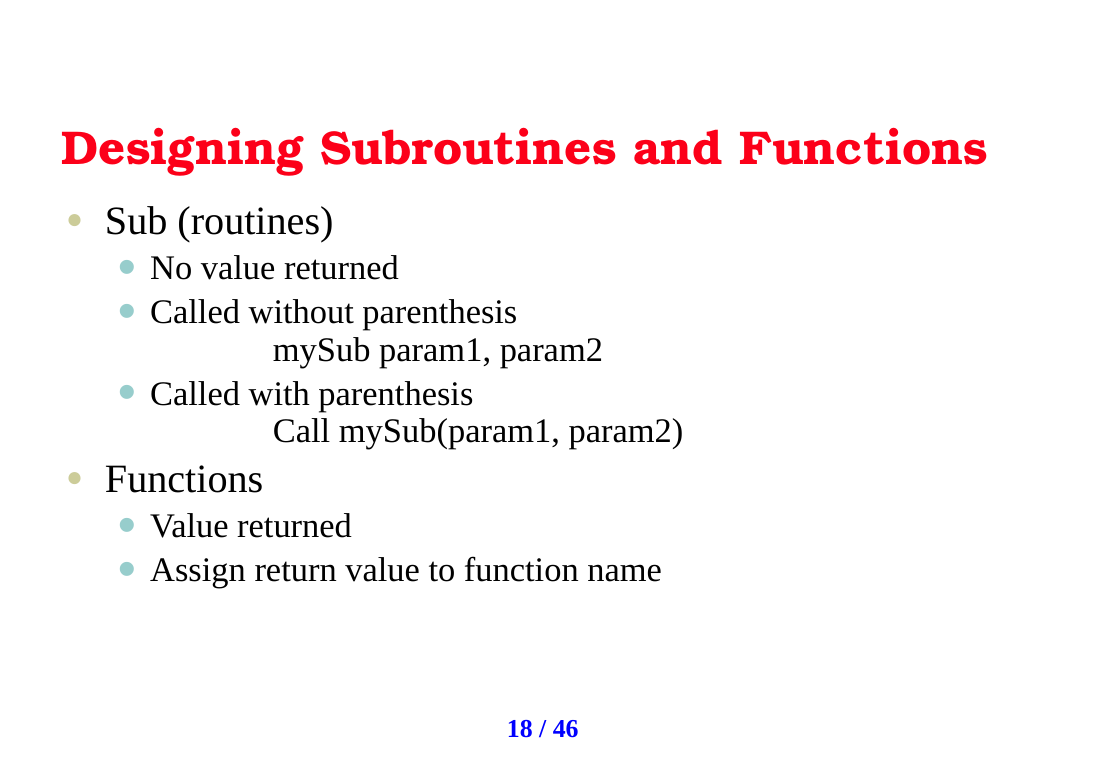
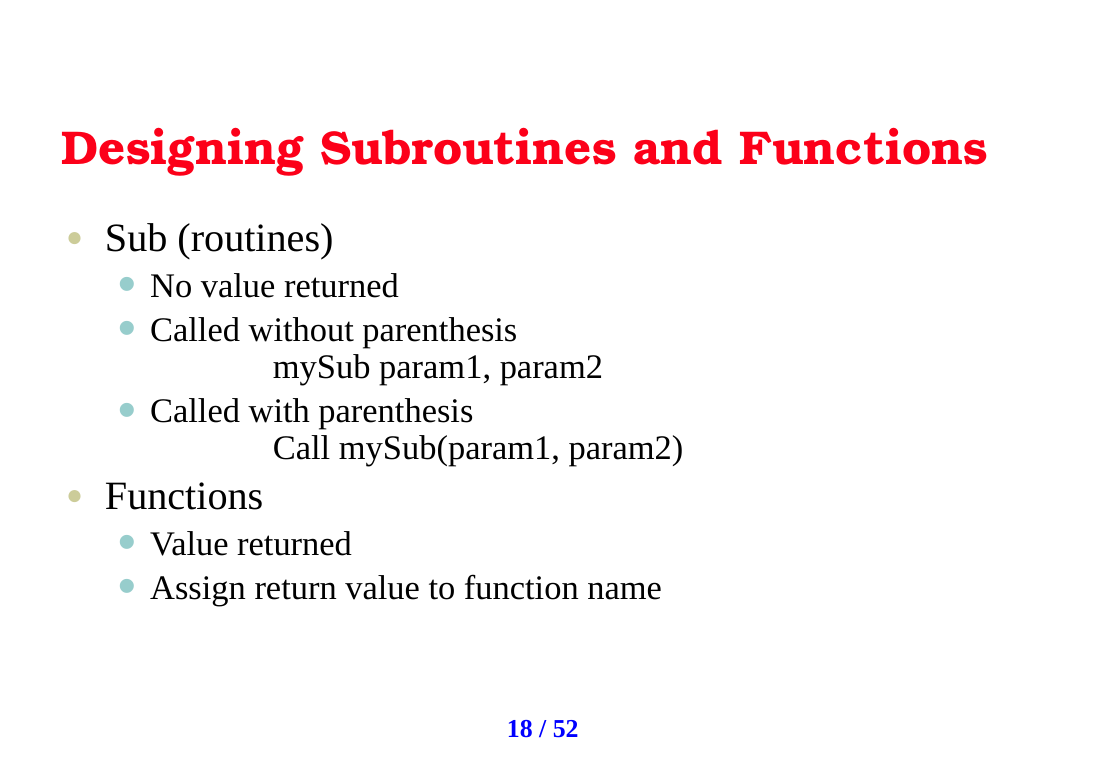
Before and after one commit to uhasan1/Quantitative-Finance, a slide deck: slide 18 of AO VBA Training Slides v3.pptx. Drawn at 1120x775 pixels with LibreOffice and Linux fonts; fonts in the diff are those of the drawing; background and template pictures are left out. Boxes give left, top, right and bottom in pixels: in the first picture for what was removed or moved away, otherwise in the second. Text is boxed around its words. In the diff, an @@ line names an element or a change of style, - is before the commit and + after.

```diff
--- a/AO VBA Training Slides v3.pptx
+++ b/AO VBA Training Slides v3.pptx
@@ text "Sub (routines)": place and size @@
-text "Sub (routines)" at box(105, 206, 684, 588)
+text "Sub (routines)" at box(105, 223, 684, 605)
@@ page number at box(507, 719, 579, 738): text changed @@
-18 / 46
+18 / 52
```
Also in this commit, not shown: 18 other slides changed, 6 slides added.
